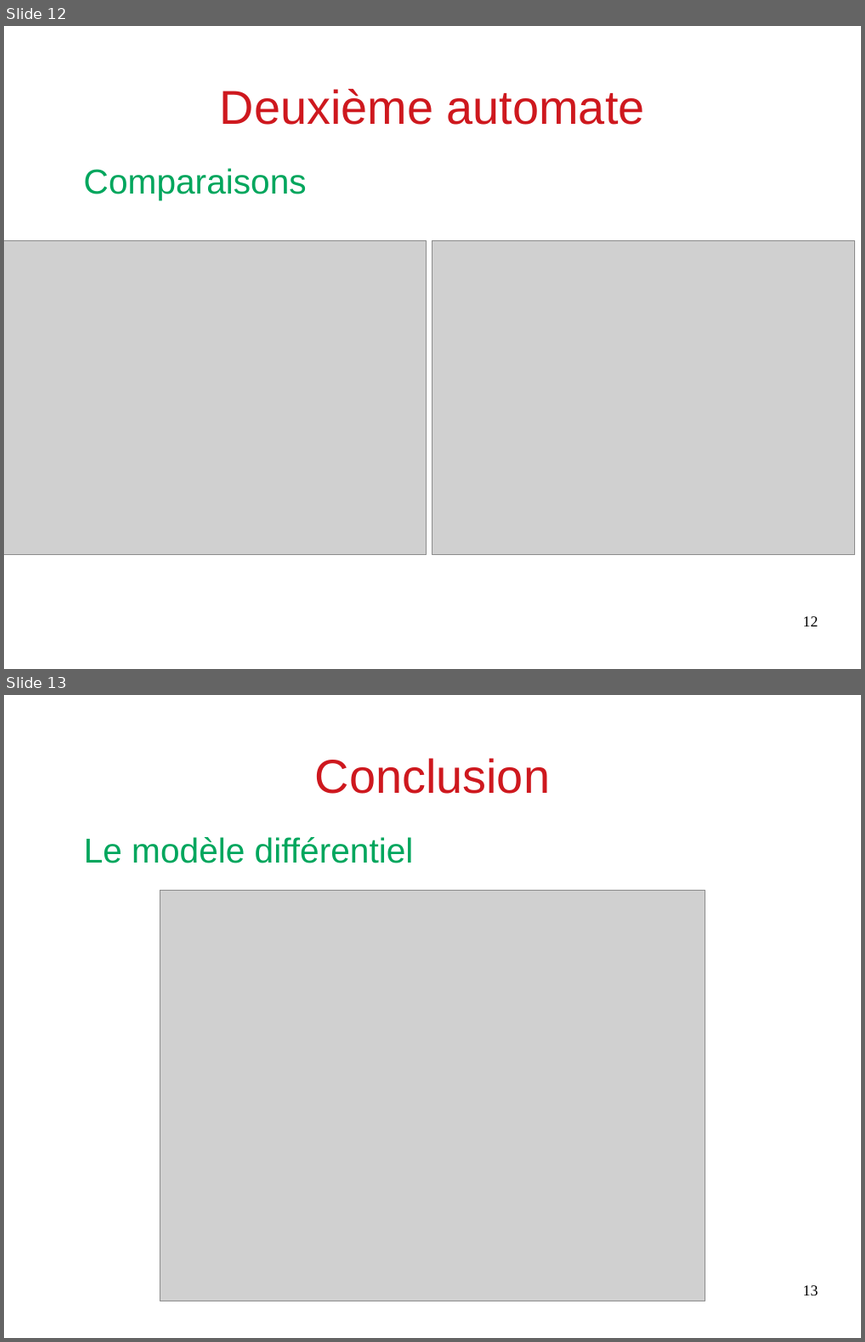
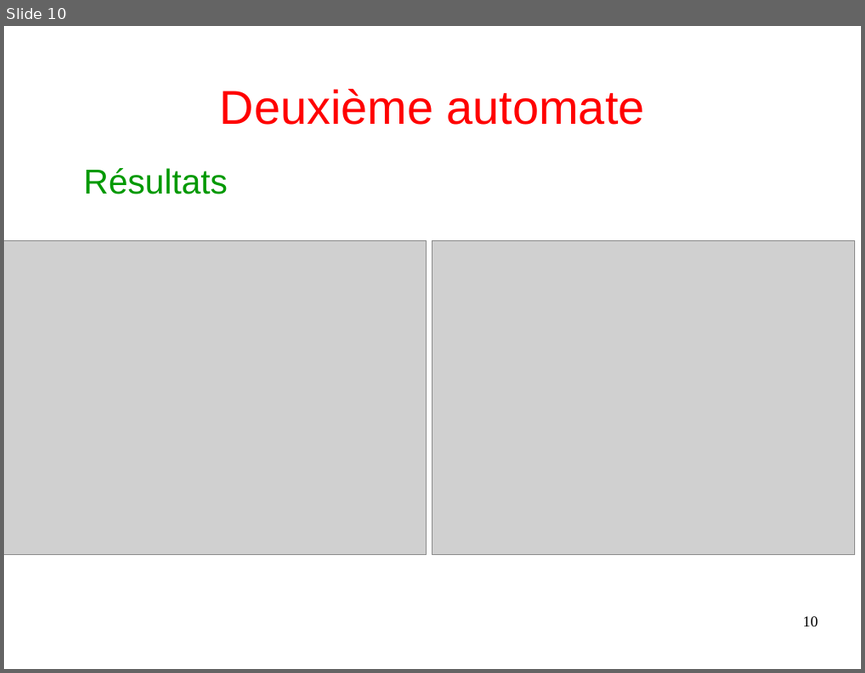
Before and after one commit to Arthurrre/TIPE_Automate, a slide deck: diapo/présentation.odp. Shown one above the other, each under a label of ours: slides 12 and 13 before the commit, slide 10 after it. The pictures are 865x1342 and 865x673 pixels, drawn with LibreOffice and Linux fonts; fonts in the diff are those of the drawing; grey boxes stand for pictures. Boxes give left, top, right and bottom in pixels: in the first picture for what was removed or moved away, otherwise in the second. Text is boxed around its words. In the diff, an @@ line names an element or a change of style, - is before the commit and + after.

```diff
--- a/diapo/présentation.odp
+++ b/diapo/présentation.odp
@@ slide 13 removed at bbox=[4, 695, 861, 1338], background #FFFFFF @@
@@ title removed at bbox=[315, 758, 550, 794] @@
-Conclusion
@@ text removed at bbox=[84, 837, 414, 863] @@
-Le modèle différentiel
@@ picture removed at bbox=[160, 891, 705, 1301] @@
@@ page number removed at bbox=[803, 1285, 818, 1295] @@
-13
@@ what was slide 12 is now slide 10 @@
@@ slide 10 changed as well @@
@@ title "Deuxième automate" at bbox=[220, 89, 645, 125]: text colour #CE181E to #FF0000 @@
@@ text at bbox=[84, 168, 228, 194]: text changed; text colour #00A65D to #009900 @@
-Comparaisons
+Résultats
@@ page number at bbox=[803, 616, 818, 626]: text changed @@
-12
+10
```
Also in this commit, not shown: 9 other slides changed, 6 slides added, 2 other slides removed, 6 other files.
